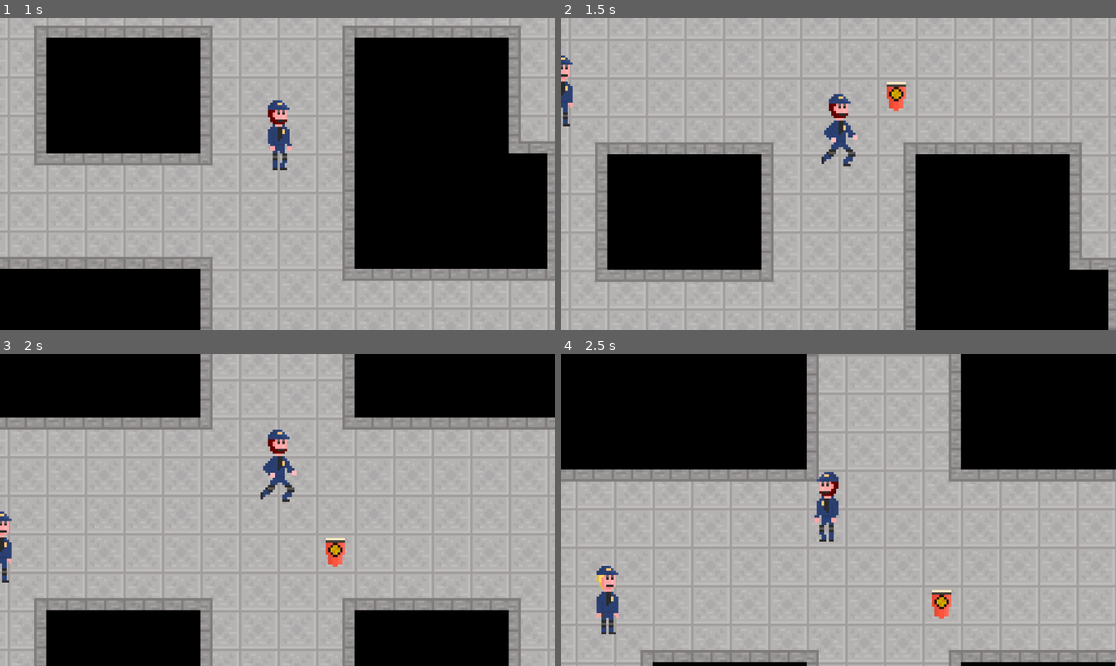
Above: before the commit, frames 1-4 (two rows, left to right).
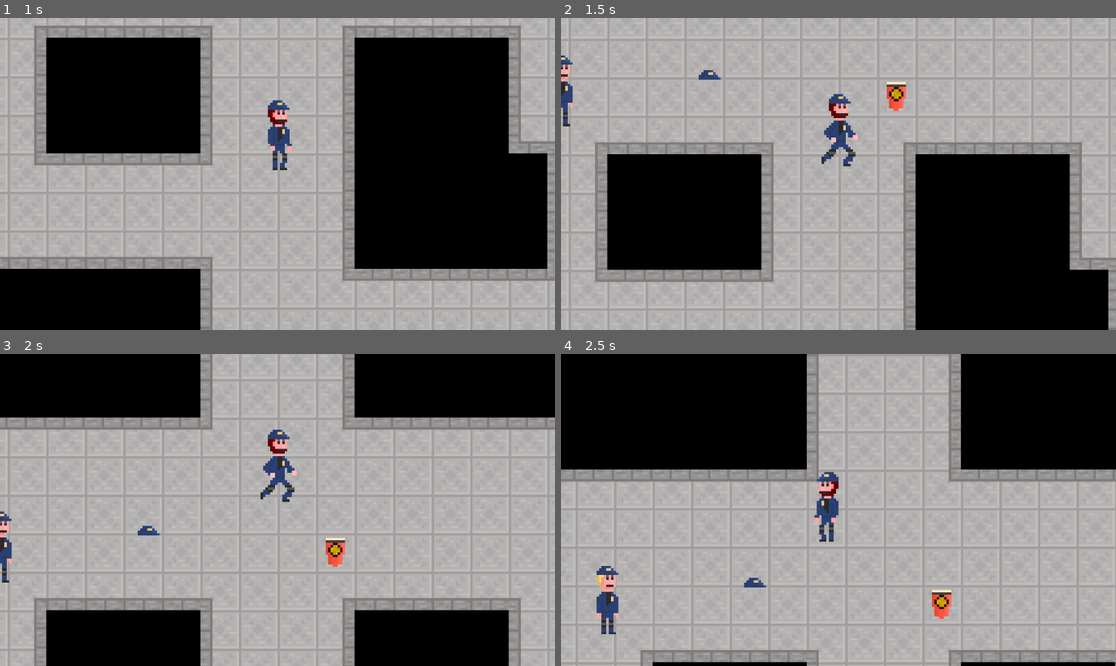
Above: after the commit, the same moments.

Repository: Bobbybear007/WinterGameJam2024
Game: Godot game, scene res://Scenes/Game/Game.tscn
The game is run twice, just before and just after one commit, with the same random seed, the same clock (stepped at 60 frames per second) and the same inputs.
Inputs:
- Up to frame 1 (1 s): tap Enter at 0.5 s; hold W (Up) from 0.53 s (still down)
- Up to frame 2 (1.5 s): keep holding W (Up)
- Up to frame 3 (2 s): keep holding W (Up)
- Up to frame 4 (2.5 s): release W (Up) at 2.03 s; hold A (Left) from 2.03 s (still down)

Frame 1 is identical in both runs. In frame 2, less than 0.1% of the frame differs, in the area x 24-29%, y 16-20%; in frame 3, less than 0.1%; in frame 4, 0.1%, in the area x 32-37%, y 71-75%.

Commit message:
idk dude

Diff:
--- a/new-game-project/Scenes/Game/Game.tscn
+++ b/new-game-project/Scenes/Game/Game.tscn
@@ -1,14 +1,15 @@
-[gd_scene load_steps=12 format=4 uid="uid://cvmbcfl36jsg3"]
+[gd_scene load_steps=13 format=4 uid="uid://cvmbcfl36jsg3"]
 
 [ext_resource type="Texture2D" uid="uid://wcmhoixslwxj" path="res://Sprites/Map/Tileset.png" id="1_o2vaq"]
 [ext_resource type="PackedScene" uid="uid://d0cktxgkxgmd3" path="res://Scenes/Objects/Player.tscn" id="1_y5b83"]
-[ext_resource type="PackedScene" path="res://Scenes/Objects/Screwdriver.tscn" id="5_grny6"]
-[ext_resource type="PackedScene" path="res://Scenes/Objects/Noodles.tscn" id="6_gjttt"]
-[ext_resource type="PackedScene" path="res://Scenes/Objects/ToiletPaper.tscn" id="6_qt4k2"]
+[ext_resource type="PackedScene" uid="uid://h32nfom7afhq" path="res://Scenes/Objects/Screwdriver.tscn" id="5_grny6"]
+[ext_resource type="PackedScene" uid="uid://bsspxn8enisc4" path="res://Scenes/Objects/Noodles.tscn" id="6_gjttt"]
+[ext_resource type="PackedScene" uid="uid://bhe2l5q1yqmfg" path="res://Scenes/Objects/ToiletPaper.tscn" id="6_qt4k2"]
 [ext_resource type="PackedScene" uid="uid://dux87xjd7rkfi" path="res://Scenes/Objects/Guard1.tscn" id="7_ox4oq"]
 [ext_resource type="PackedScene" uid="uid://dt6slm4n4d0ch" path="res://Scenes/Objects/Guard2.tscn" id="8_sig7y"]
 [ext_resource type="PackedScene" uid="uid://b8b515kxy4s6m" path="res://Scenes/Objects/Guard3.tscn" id="9_b5te5"]
 [ext_resource type="PackedScene" uid="uid://cd41jfwdk228n" path="res://Scenes/Objects/Fan.tscn" id="9_dn1bl"]
+[ext_resource type="PackedScene" uid="uid://dblmv65waeykg" path="res://Scenes/Objects/Hat.tscn" id="10_bt7g1"]
 
 [sub_resource type="TileSetAtlasSource" id="TileSetAtlasSource_lbbnw"]
 texture = ExtResource("1_o2vaq")
@@ -114,3 +115,6 @@
 
 [node name="Fan" parent="." instance=ExtResource("9_dn1bl")]
 position = Vector2(-111, 42)
+
+[node name="Node2D" parent="." instance=ExtResource("10_bt7g1")]
+position = Vector2(-37, -65)
--- /dev/null
+++ b/new-game-project/Scenes/Objects/Hat.tscn
@@ -0,0 +1,21 @@
+[gd_scene load_steps=4 format=3 uid="uid://dblmv65waeykg"]
+
+[ext_resource type="Texture2D" uid="uid://bgiep5gr8vihw" path="res://Sprites/Player/Hat.png" id="1_3avho"]
+[ext_resource type="Script" path="res://_Scripts/hat_pickup.gd" id="1_a1ymc"]
+
+[sub_resource type="RectangleShape2D" id="RectangleShape2D_l2nob"]
+size = Vector2(9, 4)
+
+[node name="Hat" type="Node2D"]
+
+[node name="Sprite2D" type="Sprite2D" parent="."]
+texture = ExtResource("1_3avho")
+
+[node name="Area2D" type="Area2D" parent="."]
+collision_layer = 2
+collision_mask = 2
+script = ExtResource("1_a1ymc")
+
+[node name="CollisionShape2D" type="CollisionShape2D" parent="Area2D"]
+position = Vector2(-0.5, 0)
+shape = SubResource("RectangleShape2D_l2nob")
--- a/new-game-project/_Scripts/Player/Player.gd
+++ b/new-game-project/_Scripts/Player/Player.gd
@@ -68,6 +68,6 @@
 		direction *= -1
 		visuals.scale.x = direction
 
-# --- ADD THIS FUNCTION ---
+
 func drop_hat() -> void:
 	hat_animation_player.visible = false  # Hides the hat sprite
--- /dev/null
+++ b/new-game-project/_Scripts/hat_pickup.gd
@@ -0,0 +1,12 @@
+extends Area2D
+
+signal hat_picked_up
+
+func _ready() -> void:
+	connect("body_entered", Callable(self, "_on_body_entered"))
+
+func _on_body_entered(body):
+	if body is CharacterBody2D:
+		print("Player entered pickup area")
+		emit_signal("hat_picked_up")
+		queue_free()
